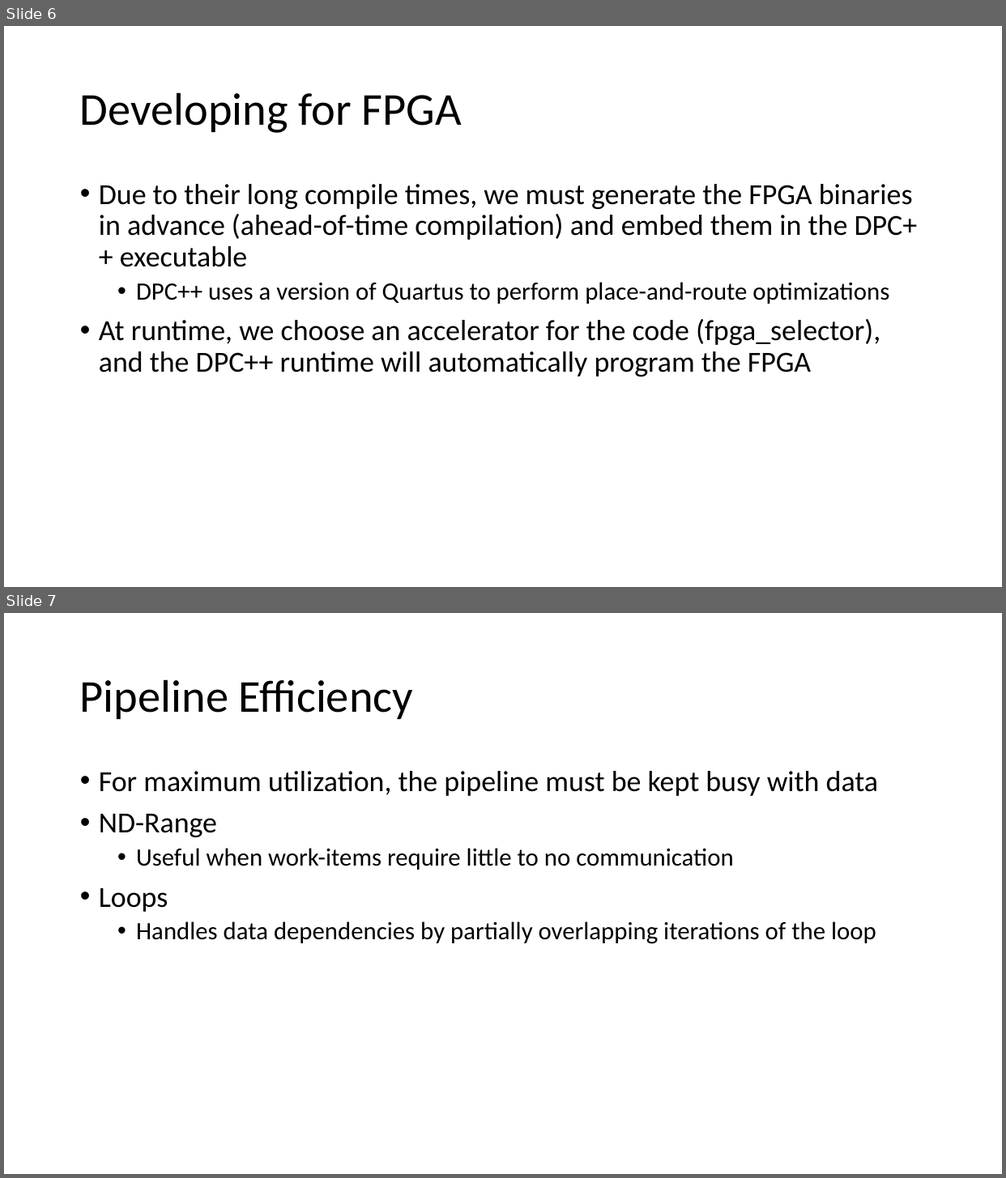
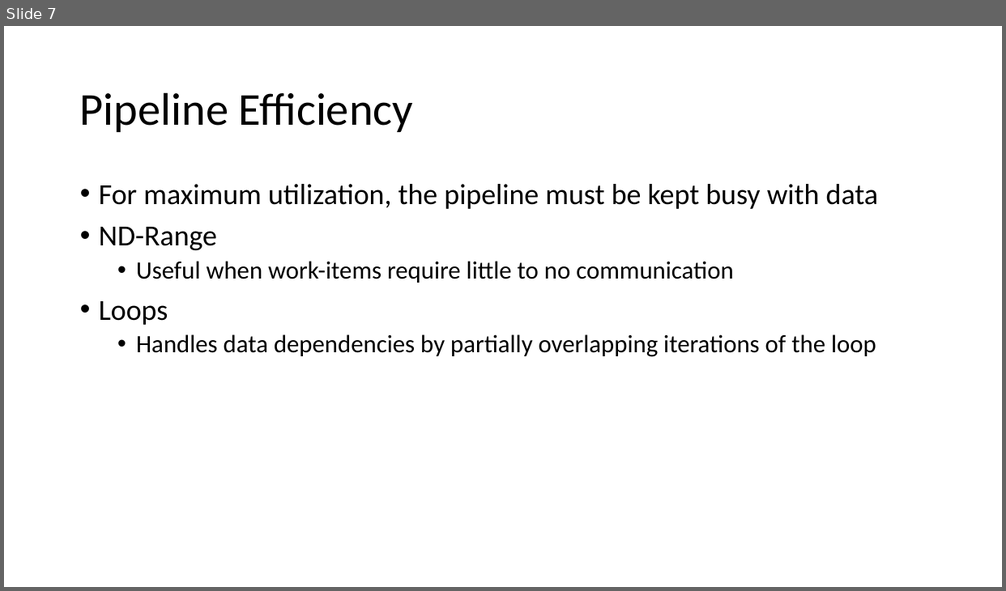
Before and after one commit to BenjaminMFindley/Reconfig-2-SYCL-DPCPP, a slide deck: Slides/SYCL_FPGA.pptx. Shown one above the other, each under a label of ours: slides 6 and 7 before the commit, slide 7 after it. The pictures are 1006x1178 and 1006x591 pixels, drawn with LibreOffice and Linux fonts; fonts in the diff are those of the drawing. Boxes give left, top, right and bottom in pixels: in the first picture for what was removed or moved away, otherwise in the second. Text is boxed around its words. In the diff, an @@ line names an element or a change of style, - is before the commit and + after.

Commit message:
updated FPGA slides to use template

```diff
--- a/Slides/SYCL_FPGA.pptx
+++ b/Slides/SYCL_FPGA.pptx
@@ slide 6 removed at [4,26,1002,587], background #FFFFFF @@
@@ text removed at [80,92,462,133] @@
-Developing for FPGA
@@ text removed at [99,184,918,377] @@
-• Due to their long compile times, we must generate the FPGA binaries in advance (ahead-of-time compilation) and embed them in the DPC++ executable
-  • DPC++ uses a version of Quartus to perform place-and-route optimizations
-• At runtime, we choose an accelerator for the code (fpga_selector), and the DPC++ runtime will automatically program the FPGA
```
Also in this commit, not shown: 4 slides changed, 2 slides added, 3 other slides removed.
